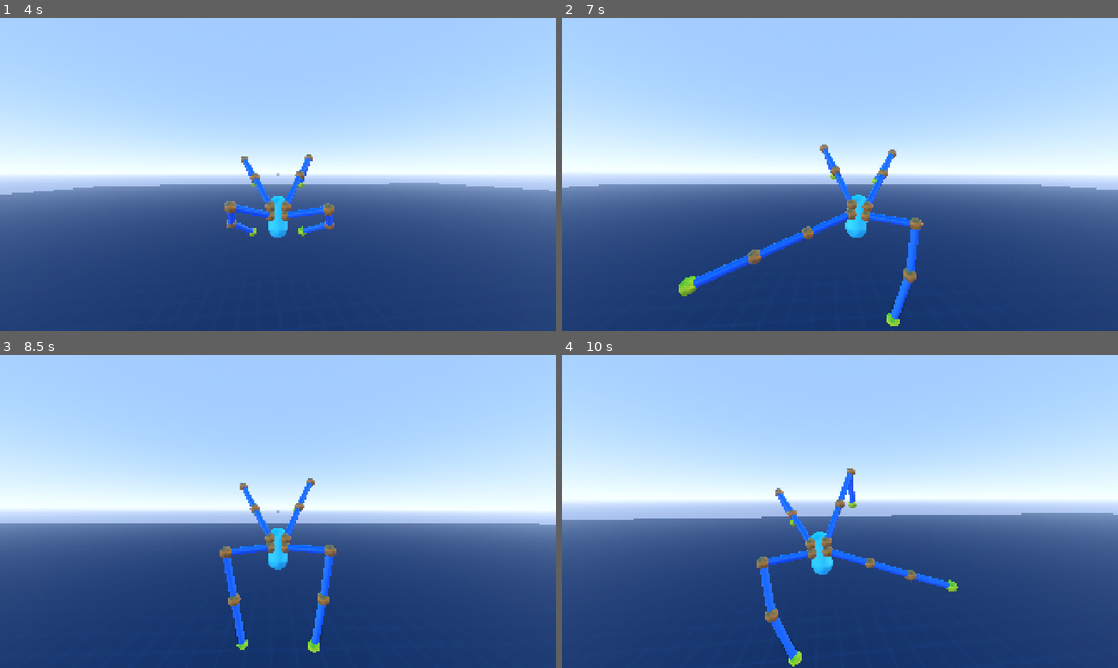
Above: before the commit, frames 1-4 (two rows, left to right).
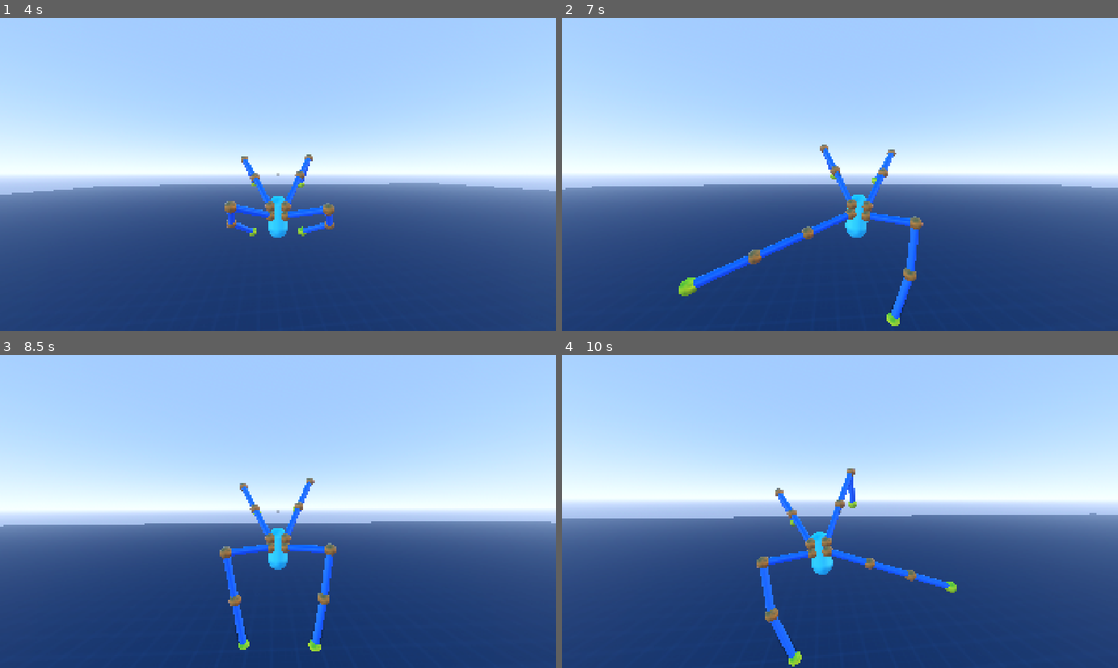
Above: after the commit, the same moments.

Repository: lliamsymonds04/doc-oc
Game: Godot game, scene res://main.tscn
The game is run twice, just before and just after one commit, with the same random seed, the same clock (stepped at 60 frames per second) and the same inputs.
Inputs (mouse positions are in pixels of both pictures, inside the frame that each line leads up to):
- Up to frame 1 (4 s): move the mouse to (305, 174) at 0.52 s; hold Shift (sprint) 0.53-1.28 s; hold W (forward) from 0.53 s (still down); tap Space (jump) at 0.77, 1.52, 3.02, 3.77 s; move the mouse to (250, 174) at 1.27 s; tap Shift (sprint) at 1.35, 2.85 s; move the mouse to (289, 168) at 2.02 s; hold Shift (sprint) 2.03-2.78 s; move the mouse to (272, 180) at 2.77 s; move the mouse to (316, 177) at 3.52 s; hold Shift (sprint) from 3.53 s (still down)
- Up to frame 2 (7 s): move the mouse to (795, 171) at 4.27 s; release Shift (sprint) at 4.28 s; tap Shift (sprint) at 4.35, 5.85 s; tap Space (jump) at 4.52, 6.02, 6.77 s; move the mouse to (845, 174) at 5.02 s; hold Shift (sprint) 5.03-5.78 s; move the mouse to (817, 168) at 5.77 s; release W (forward) at 5.78 s; hold D (right) 5.78-6.53 s; move the mouse to (867, 174) at 6.52 s; hold W (forward) from 6.53 s (still down); hold Shift (sprint) from 6.53 s (still down)
- Up to frame 3 (8.5 s): keep holding W (forward); move the mouse to (250, 511) at 7.27 s; release Shift (sprint) at 7.28 s; tap Shift (sprint) at 7.35 s; tap Space (jump) at 7.52 s; move the mouse to (289, 505) at 8.02 s; hold Shift (sprint) from 8.03 s (still down)
- Up to frame 4 (10 s): move the mouse to (834, 517) at 8.77 s; release W (forward) at 8.78 s; release Shift (sprint) at 8.78 s; hold A (left) 8.78-9.53 s; tap Shift (sprint) at 8.85 s; tap Space (jump) at 9.02, 9.77 s; move the mouse to (878, 514) at 9.52 s; hold W (forward) from 9.53 s (still down); hold Shift (sprint) from 9.53 s (still down)

Frame 1 is identical in both runs. In frame 2, 0.4% of the frame differs, in the area x 0-100%, y 42-99%; in frame 3, 0.6%, in the area x 0-100%, y 39-96%; in frame 4, 0.3%.

Commit message:
fix: arm step effect debounce

Diff:
--- a/systems/inverse_kinematics/arm_mount.gd
+++ b/systems/inverse_kinematics/arm_mount.gd
@@ -8,10 +8,8 @@
 @export var horizontal_mount: ArmMount
 
 @export var footstep_volume: float = -5.0
-@export var footstep_effect_debounce: float = 0.15
 
 @export var servo_volume: float = -15.0
-@export var servo_debounce: float = 0.1
 
 const EFFECT_SAME_BEAT_WINDOW: float = 0.15
 # how far off straight-up a ground surface normal can be and still count as ground
@@ -42,16 +40,14 @@
 var step_target: Variant
 var wall_surface_normal: Vector3 = Vector3.ZERO
 var _sway_time: float = 0.0
-var step_effect_debounce: float = 0.0
-var last_effect_time: float = -INF
+var last_landed_time: float = -INF
+var last_servo_time: float = -INF
 
 var target_world: Vector3
 var _cached_target_world: Vector3
 
 func _process(dt: float) -> void:
 	_sway_time += dt
-	if step_effect_debounce > 0.0:
-		step_effect_debounce -= dt
 	if arm == null or arm.is_stepping or idle_target == null or player == null:
 		return
 	if player.is_wall_climbing():
@@ -115,42 +111,45 @@
 
 	return arm
 
-func _step_effect_suppressed() -> bool:
+func _step_effect_suppressed(is_servo: bool) -> bool:
 	var now := Time.get_ticks_msec() / 1000.0
-	return now - horizontal_mount.last_effect_time < EFFECT_SAME_BEAT_WINDOW \
-		or now - diagonal_mount.last_effect_time < EFFECT_SAME_BEAT_WINDOW
-
-func _stamp_effect() -> void:
-	last_effect_time = Time.get_ticks_msec() / 1000.0
+	if is_servo:
+		return now - horizontal_mount.last_servo_time < EFFECT_SAME_BEAT_WINDOW \
+			or now - diagonal_mount.last_servo_time < EFFECT_SAME_BEAT_WINDOW
+	return now - horizontal_mount.last_landed_time < EFFECT_SAME_BEAT_WINDOW \
+		or now - diagonal_mount.last_landed_time < EFFECT_SAME_BEAT_WINDOW
+
+func _stamp_landed() -> void:
+	last_landed_time = Time.get_ticks_msec() / 1000.0
+
+func _stamp_servo() -> void:
+	last_servo_time = Time.get_ticks_msec() / 1000.0
 
 func _play_landed_sound(pos, _normal) -> void:
-	if _step_effect_suppressed():
+	if _step_effect_suppressed(false):
 		return
 
 	_audio_player.reset_physics_interpolation()
 	_audio_player.position = pos
 	_audio_player.volume_db = footstep_volume
-	step_effect_debounce = footstep_effect_debounce
-	_stamp_effect()
+	_stamp_landed()
 
 	AudioUtil.play_with_pitch(_audio_player)
 
 func _play_servo(_pos, _normal) -> void:
-	if _step_effect_suppressed():
+	if _step_effect_suppressed(true):
 		return
 
 	_servo_player.volume_db = servo_volume
-	step_effect_debounce = servo_debounce
-	_stamp_effect()
+	_stamp_servo()
 
 	AudioUtil.play_with_pitch(_servo_player)
 
 func _shake_camera(_pos: Vector3, _normal: Vector3) -> void:
-	if _step_effect_suppressed():
-		return
-
-	step_effect_debounce = footstep_effect_debounce
-	_stamp_effect()
+	if _step_effect_suppressed(false):
+		return
+
+	_stamp_landed()
 	var trauma = player.sprint_step_trauma if player.is_sprinting() else player.step_trauma
 	player.camera_controller.add_trauma(trauma)
 
